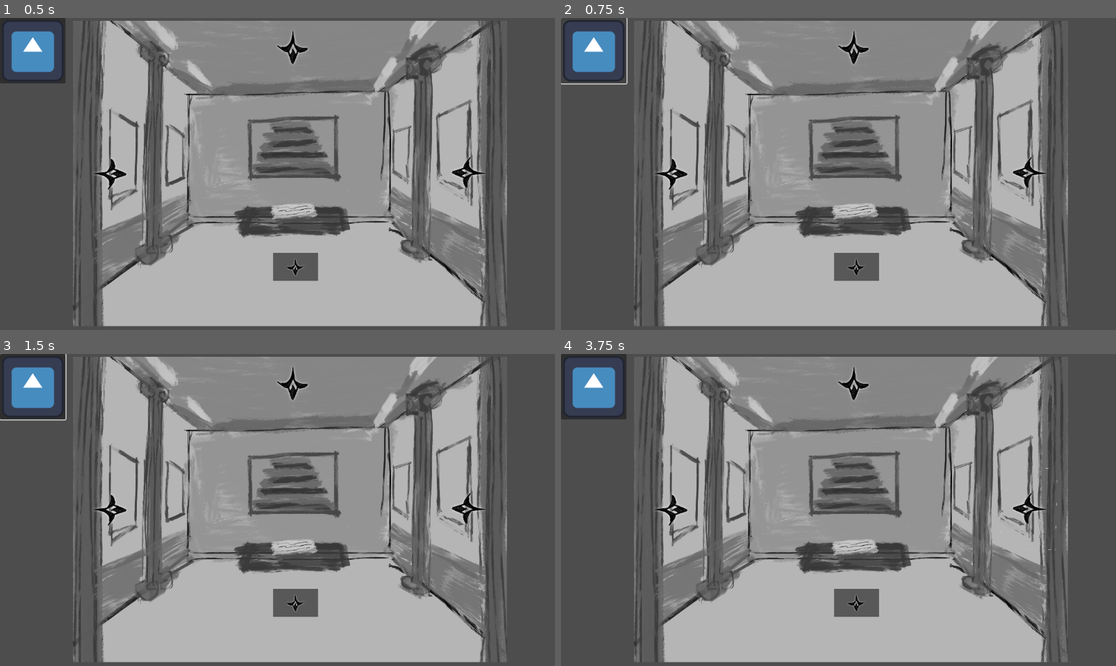
Above: before the commit, frames 1-4 (two rows, left to right).
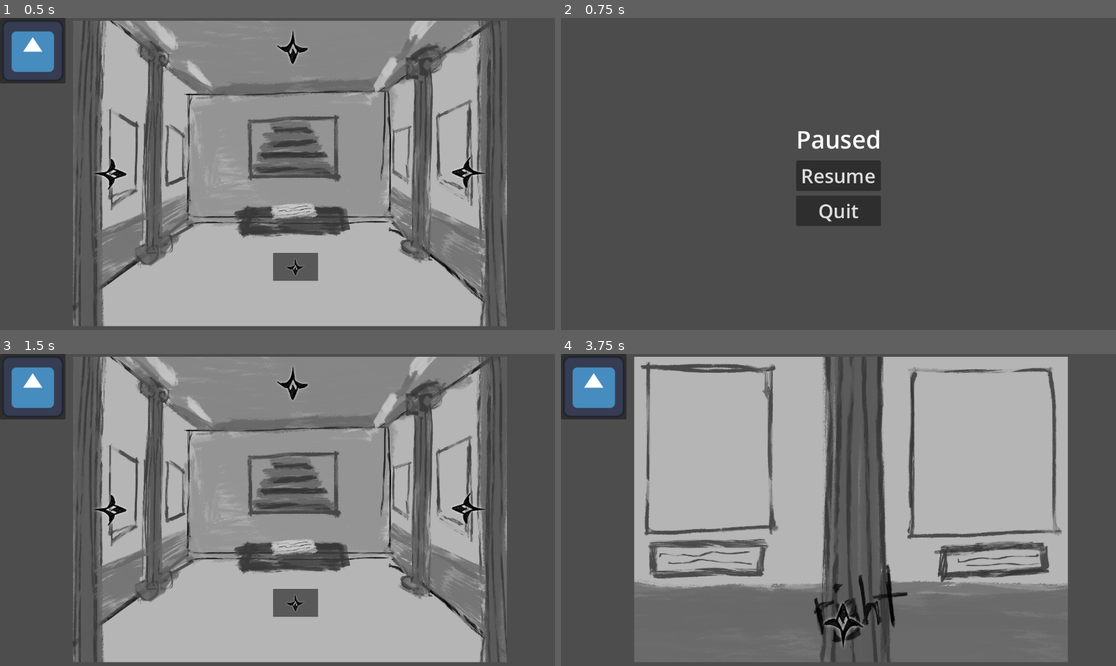
Above: after the commit, the same moments.

Repository: yaliu10/Escape-Room
Game: Godot game, scene res://Scenes/main.tscn
Two runs of this game, one before a commit and one after it. Both use one fixed random seed, a clock stepped at 60 frames per second and the inputs below. The engine's default icon, where the game draws it, is replaced by a stand-in: a white triangle on a blue panel in a dark square.
Inputs (mouse positions are in pixels of both pictures, inside the frame that each line leads up to):
- Up to frame 1 (0.5 s): no input
- Up to frame 2 (0.75 s): click (594, 49) at 0.5 s
- Up to frame 3 (1.5 s): click (277, 510) at 1.25 s, where only the run after the commit has a clickable "Resume"
- Up to frame 4 (3.75 s): click (855, 385) at 2.02 s; click (844, 625) at 2.77 s; click (1027, 510) at 3.52 s

Frame 1 is identical in both runs. In frame 2, 62% of the frame differs, in the area x 0-92%, y 0-99%; in frame 3, 0.1%; in frame 4, 56%.

Commit message:
Succeed pause icon adding

Diff:
--- a/escape-room/Scenes/main.tscn
+++ b/escape-room/Scenes/main.tscn
@@ -76,4 +76,4 @@
 [connection signal="pressed" from="Right Button" to="." method="_on_right_button_pressed"]
 [connection signal="pressed" from="Left Button" to="." method="_on_left_button_pressed"]
 [connection signal="pressed" from="text object" to="." method="_on_text_object_pressed"]
-[connection signal="pressed" from="PauseIcon" to="." method="_on_pause_icon_pressed"]
+[connection signal="pressed" from="PauseIcon" to="CanvasLayer/PauseScreen" method="_on_pause_icon_pressed"]
--- a/escape-room/Scripts/main.gd
+++ b/escape-room/Scripts/main.gd
@@ -4,9 +4,11 @@
 	var game = preload ("res://Scenes/wall_1.tscn").instantiate()
 	get_tree().get_root().add_child(game)
 
+
 func _on_right_button_pressed() -> void:
 	var game = preload ("res://Scenes/right_wall.tscn").instantiate()
 	get_tree().get_root().add_child(game)
+
 
 func _on_left_button_pressed() -> void:
 	var game = preload ("res://Scenes/left_wall.tscn").instantiate()
@@ -17,14 +19,3 @@
 func _on_text_object_pressed() -> void:
 	var game = preload ("res://Scenes/dialogue.tscn").instantiate()
 	get_tree().get_root().add_child(game)
-
-
-func _on_pause_icon_pressed() -> void:
-	print("Pause button clicked!")  # Check if this appears in the Output
-	var pause_screen = preload("res://Scenes/pause_screen.tscn").instantiate()
-	if pause_screen:
-		print("Pause scene loaded successfully!")  # Check if this appears
-		get_tree().get_root().add_child(pause_screen)
-		get_tree().paused = true  # Pause the game
-	else:
-		print("Error: Failed to load pause screen!")  # Check if this appears
--- a/escape-room/Scripts/pause_screen.gd
+++ b/escape-room/Scripts/pause_screen.gd
@@ -1,4 +1,5 @@
 extends Control
+
 
 var _is_paused: bool = false:
 	set(value):
@@ -6,12 +7,19 @@
 		get_tree().paused = _is_paused
 		visible = _is_paused
 
+
 func _unhandled_input(event: InputEvent) -> void:
 	if Input.is_action_just_pressed("pause"):
 		_is_paused = !_is_paused
 
+
 func _on_resume_button_pressed() -> void:
 	_is_paused = false
 
+
 func _on_quit_button_pressed() -> void:
 	get_tree().quit()
+
+
+func _on_pause_icon_pressed() -> void:
+	_is_paused = !_is_paused
